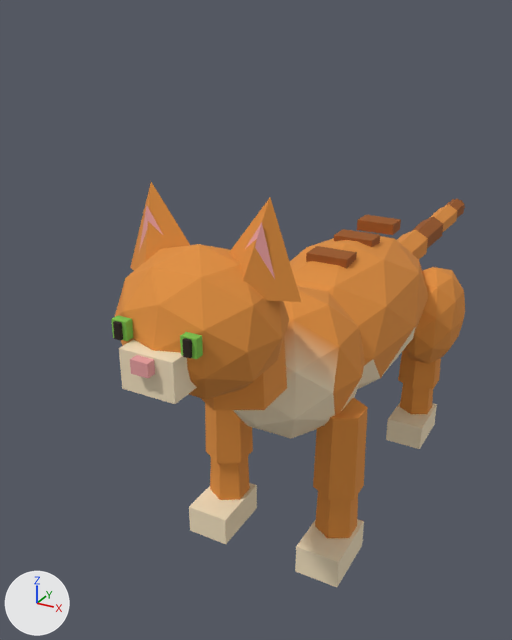
One commit to the glTF model species/cat/model.glb: the scene before it, then after it.
The view is the same before and after, from a 50 mm lens placed at (0.301, -0.769, 0.572), pointed at (-0.112, -0.017, 0.197). Lighting does not change. The marker at lower left points along +X, +Y and +Z. The older version comes first. Where no turn or scale is listed for an object, it has been applied to the vertices. Vertices at exactly the same position are counted once.

Names of what the first picture shows: 'Cat'.
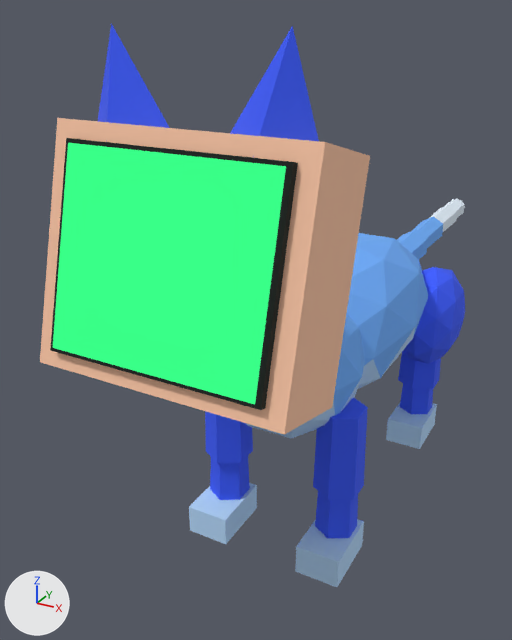
Where the change shows, as pixel boxes [x1, y1, x2, y2] in the pictures (512 x 640 px; the box of a moved part takes in the faces that stretch with it):
'Cat', reshaped (20% wider, 39% taller): before [111, 182, 465, 587]; after [40, 24, 465, 587]
'Face', added (green): after [53, 143, 286, 405]
part 1 of me_mesh_0, moved or reshaped: before [245, 222, 275, 279]; after [230, 26, 319, 157]
part 2 of me_mesh_0, moved or reshaped: before [139, 206, 163, 251]; after [98, 24, 169, 142]
part 3 of me_mesh_0, rebuilt (89% wider, 104% taller): before [115, 244, 289, 399]; after [40, 118, 370, 435]
part 4 of me_mesh_0, deleted (orange): before [111, 182, 401, 404]
part 5 of me_mesh_0, added: after [50, 138, 298, 410]
part 6 of me_mesh_0, recoloured (orange to blue): [189, 199, 465, 587] in both

The change, as a list of edits to the scene's bpy script:
```text
Add mat_face:
    mat_face = bpy.data.materials.new('face')
    # nodes: BsdfTransparent, Emission, LightPath, MixShader, OutputMaterial
    # colours: green #39ff88
Change me_mesh_0:
    used by ob_cat; location = (0.0, 0.0, 0.0)
    remove me_mesh_0.from_pydata(...)  # 538 vertices, 920 faces; spans x -0.12..0.12, y -0.401..0.574, z 0.0..0.442
    add me_mesh_0.from_pydata(...)  # 428 vertices, 740 faces; spans x -0.12..0.12, y -0.392..0.574, z 0.0..0.562
    me_mesh_0 part 1: the loose piece of 6 vertices spanning x 0.025..0.068, y -0.323..-0.297, z 0.372..0.425 is scaled about its middle by (1.81, 2.42, 1.7), then moved by (0.017, 0.0, 0.119)
    me_mesh_0 part 2: the loose piece of 6 vertices spanning x -0.068..-0.025, y -0.323..-0.297, z 0.372..0.425 is scaled about its middle by (1.81, 2.42, 1.7), then moved by (-0.017, 0.0, 0.119)
    me_mesh_0 part 3: the loose piece of 42 vertices spanning x -0.075..0.075, y -0.383..-0.247, z 0.27..0.4 is rebuilt with 8 vertices and now spans x -0.115..0.115, y -0.389..-0.251, z 0.277..0.493
    me_mesh_0 part 4: 11 loose pieces with 84 vertices, spanning x -0.084..0.084, y -0.401..0.135, z 0.3..0.442, are deleted
    me_mesh_0 part 5
    8 vertices are added at x -0.098..0.098, y -0.392..-0.337, z 0.313..0.481
    12 new faces join them
    me_mesh_0 part 6: 700 kept faces spanning x -0.12..0.12, y -0.301..0.574, z 0.0..0.33 get new vertex colours; the middle colour goes from orange #e08f3c to blue #3a5cff
Add me_mesh_0_1:
    me_mesh_0_1.from_pydata([(-0.094, 0.021, 0.079), (0.094, 0.021, 0.079), (-0.094, -0.021, -0.079), (0.094, -0.021, -0.079)], [], [(0, 2, 1), (2, 3, 1)])
    me_mesh_0_1.materials.append(mat_face)
Add ob_face:
    ob_face = bpy.data.objects.new('Face', me_mesh_0_1)
    ob_face.location = (0.0, -0.372, 0.399)
```
